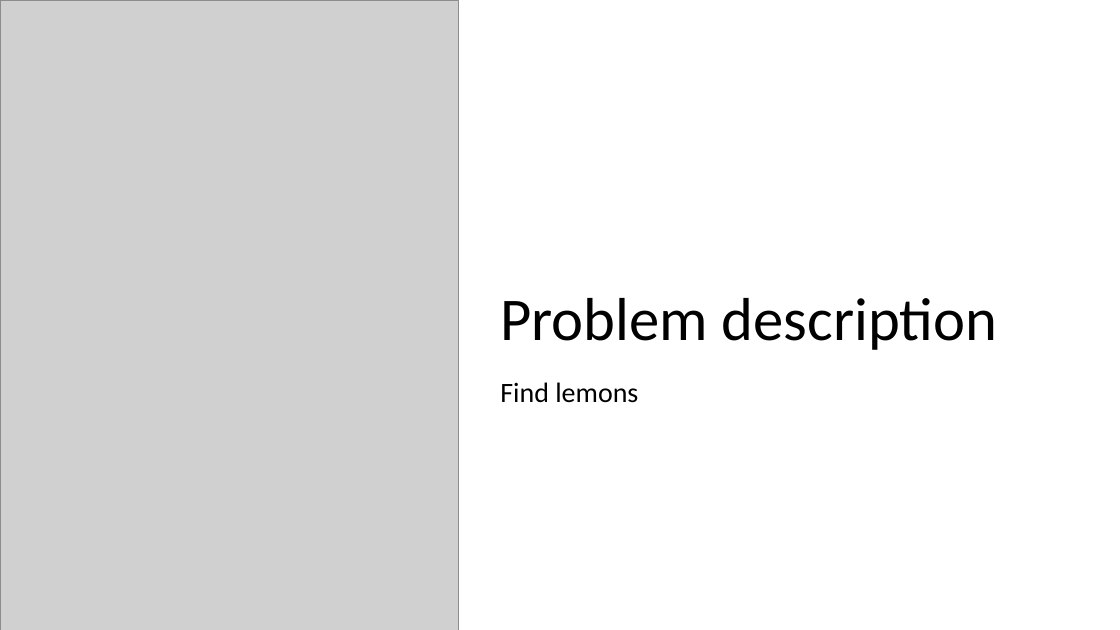
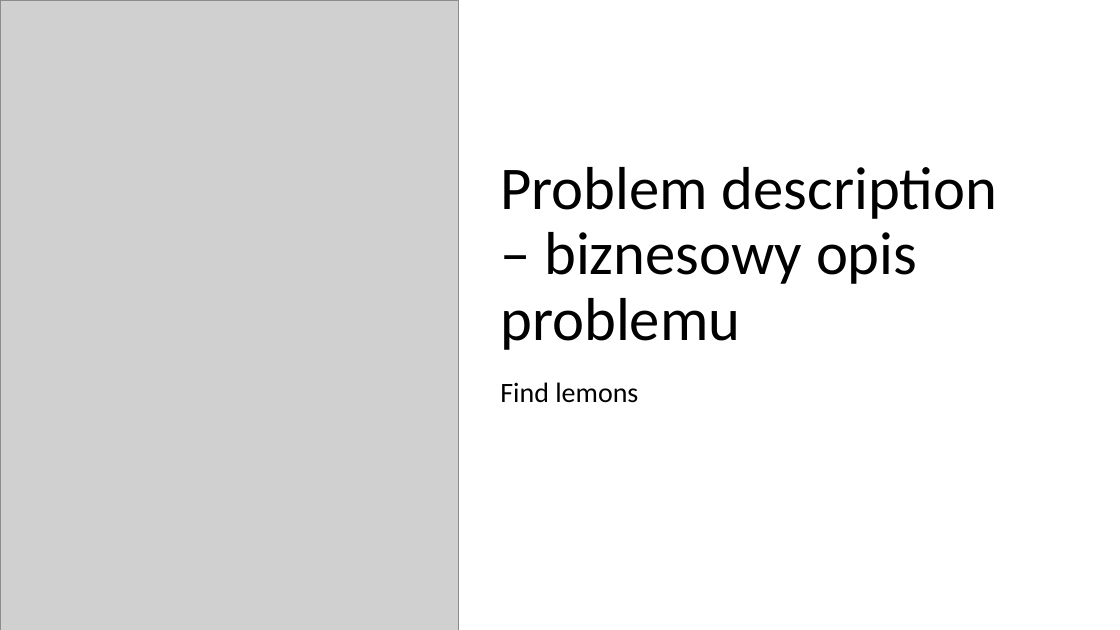
Before and after one commit to Koliber216/DontGetKicked-ML-Classification, a slide deck: slide 2 of prezka.pptx. Drawn at 1120x630 pixels with LibreOffice and Linux fonts; fonts in the diff are those of the drawing; grey boxes stand for pictures. Boxes give left, top, right and bottom in pixels: in the first picture for what was removed or moved away, otherwise in the second. Text is boxed around its words. In the diff, an @@ line names an element or a change of style, - is before the commit and + after.

```diff
--- a/prezka.pptx
+++ b/prezka.pptx
@@ title at <box>500,167,997,350</box>: text changed @@
-Problem description
+Problem description – biznesowy opis problemu
```
Also in this commit, not shown: 7 slides added, 1 other file.
